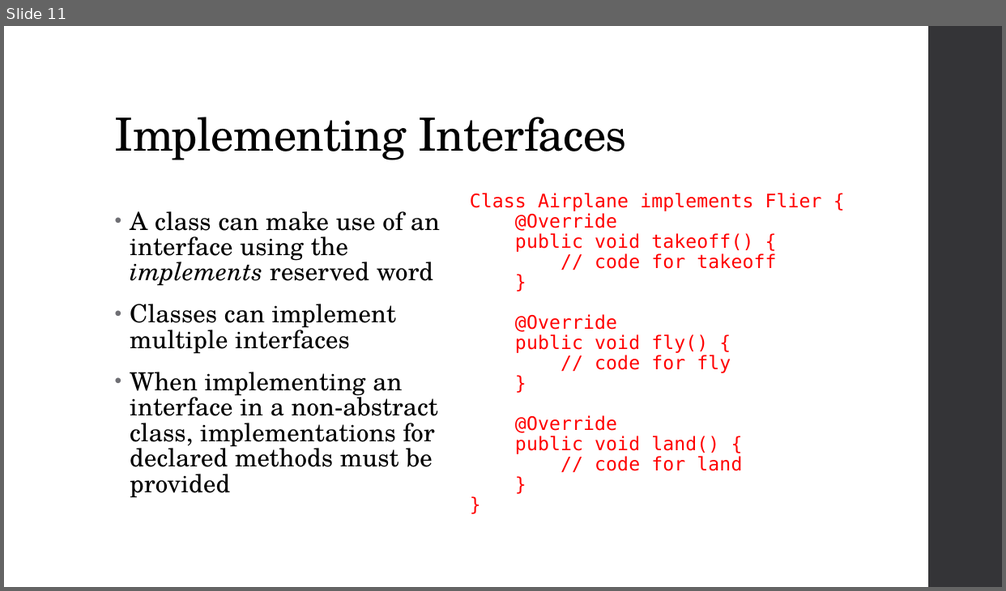
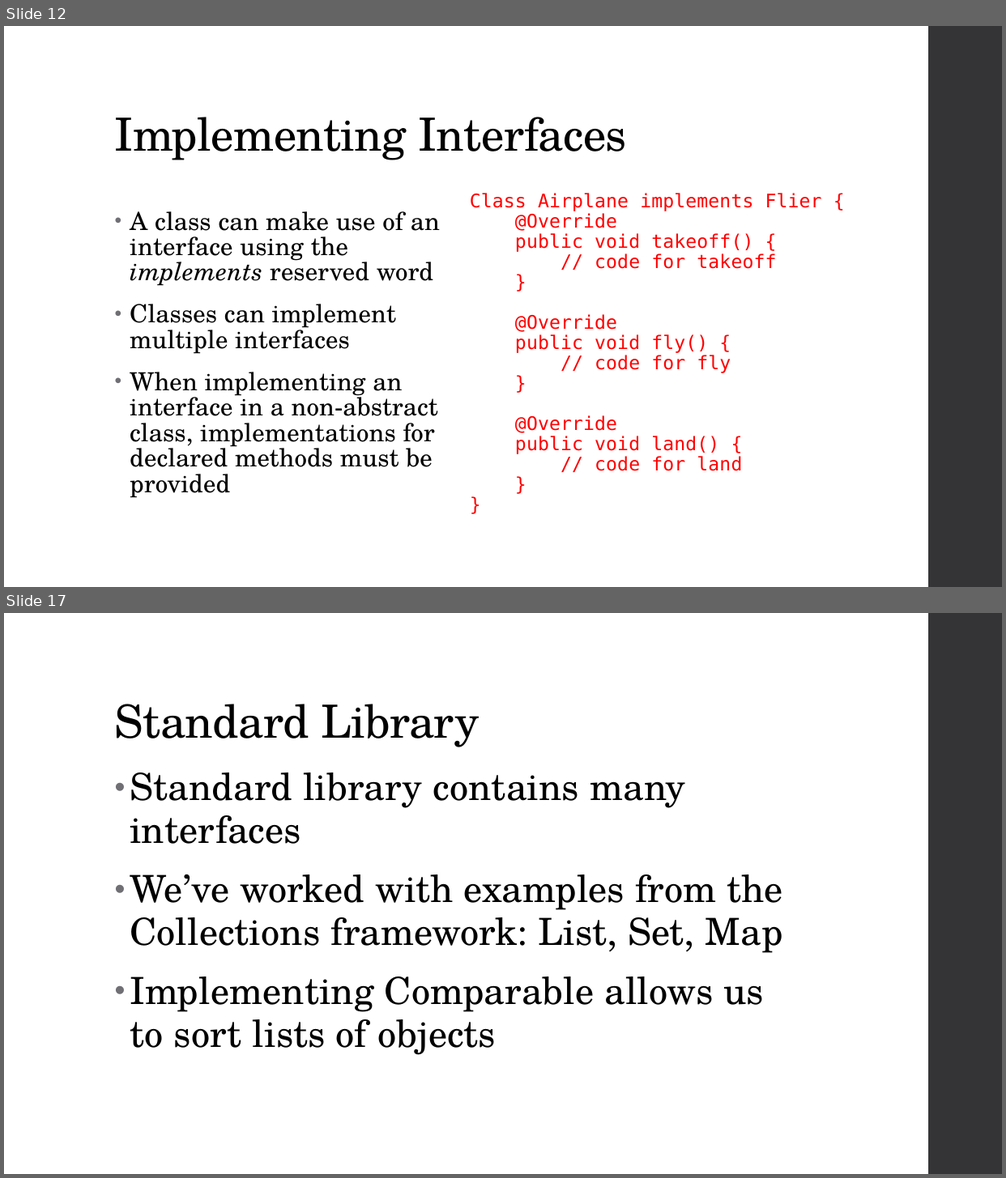
Before and after one commit to zarthur/CSCC-Fundamentals-Android-Notes, a slide deck: week_09_10/week_09_10.pptx. Shown one above the other, each under a label of ours: slide 11 before the commit, slides 12 and 17 after it; the slides between them are not shown. The pictures are 1006x591 and 1006x1178 pixels, drawn with LibreOffice and Linux fonts; fonts in the diff are those of the drawing. Boxes give left, top, right and bottom in pixels: in the first picture for what was removed or moved away, otherwise in the second. Text is boxed around its words. In the diff, an @@ line names an element or a change of style, - is before the commit and + after.

```diff
--- a/week_09_10/week_09_10.pptx
+++ b/week_09_10/week_09_10.pptx
@@ slide 17 added at [4, 613, 1002, 1174], background #FFFFFF; not listed: 1 template element that a slide beside it also shows @@
@@ title added at [115, 704, 479, 747], 44 pt, text #000000 @@
+Standard Library
@@ text added at [130, 773, 783, 1055], 36 pt, text #000000 @@
+• Standard library contains many interfaces
+• We’ve worked with examples from the Collections framework: List, Set, Map
+• Implementing Comparable allows us to sort lists of objects
@@ what was slide 11 is now slide 12 @@
```
Also in this commit, not shown: 6 other slides added, 1 other file.
